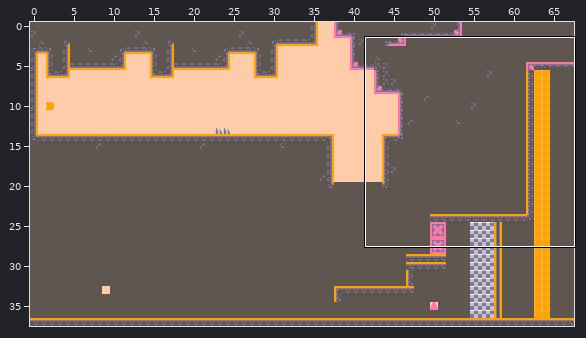
A Tiled map gets an edit: 1-bit-jam/public/Tiled/level1 copy.tmx. The first picture is a wide view before the edit; the outline marks the close-up.
Close-up. Before the commit:
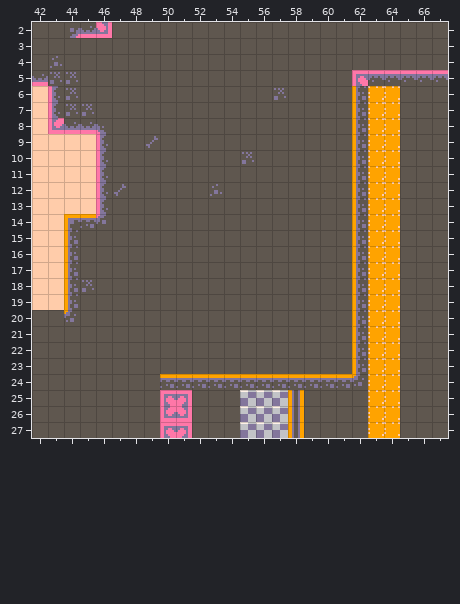
Cells are 8x8 px. Shown: x 42..67, y 2..27. The commit also changed other parts of the map, which this record leaves out.
After the commit:
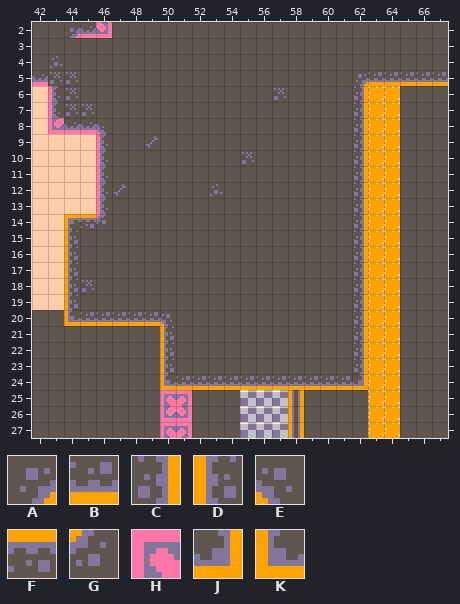
Key: from "tilemap_packed": A 3, B 4, C 18, D 20, E 33 turned 180, F 34, G 35, H 70, J 79, K 79 turned 90.
_ is an empty cell.
Tiles replaced or removed in this view: D, F, G, H.
Difference:
Changed rows in their new state; . is an unchanged cell.
Layer "collide":
first column x 44:
 5 ..................ABBBBB
 6 ..................C.....
 7 ..................C.....
 8 ..................C.....
 9 ..................C.....
10 ..................C.....
11 ..................C.....
12 ..................C.....
13 ..................C.....
14 ..................C.....
15 ..................C.....
16 ..................C.....
17 ..................C.....
18 ..................C.....
19 ..................C.....
20 KBBBBBE...........C.....
21 ......D...........C.....
22 ......D...........C.....
23 ......D...........C.....
24 ......KBBBBBBBBBBBJ.....
